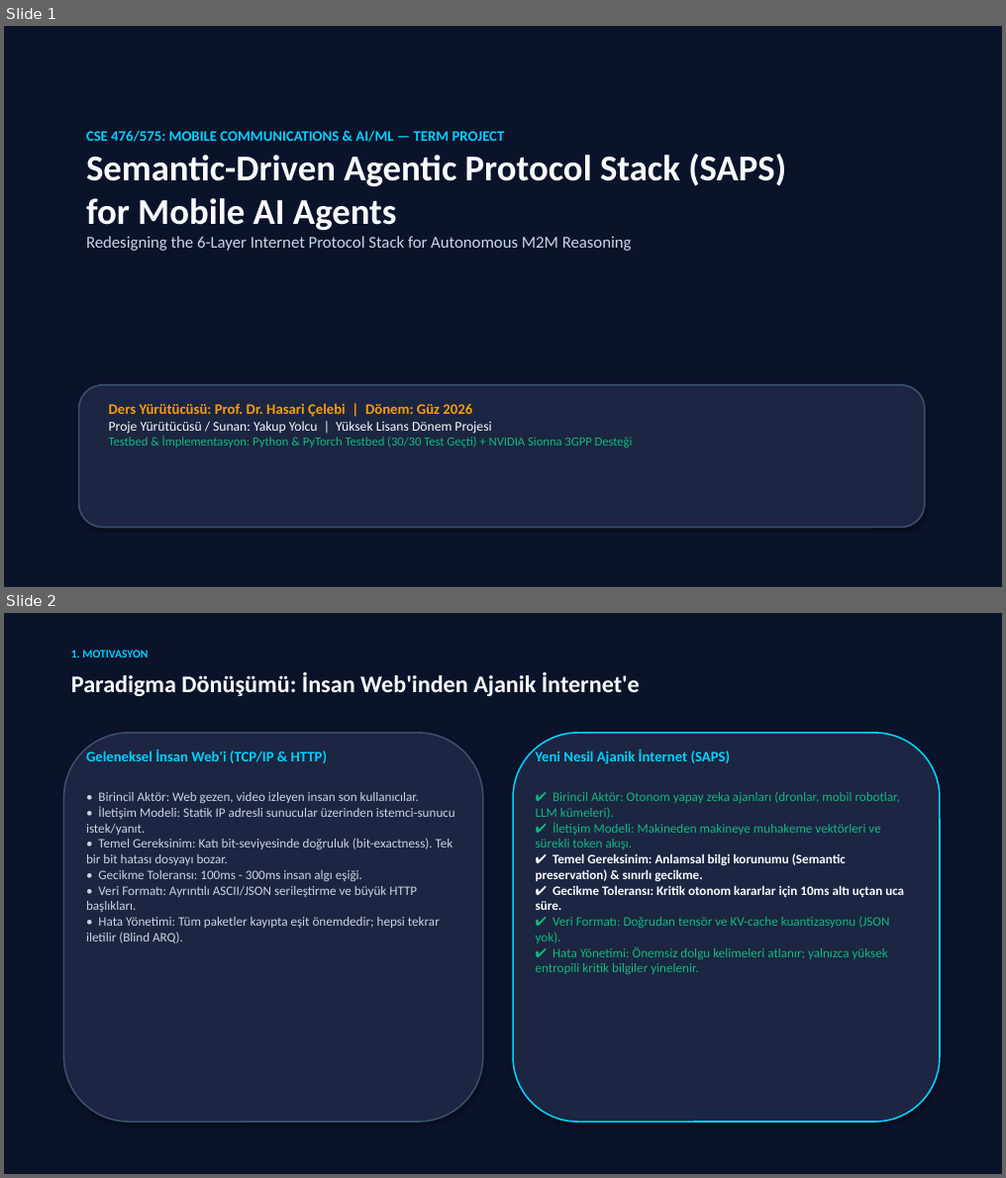
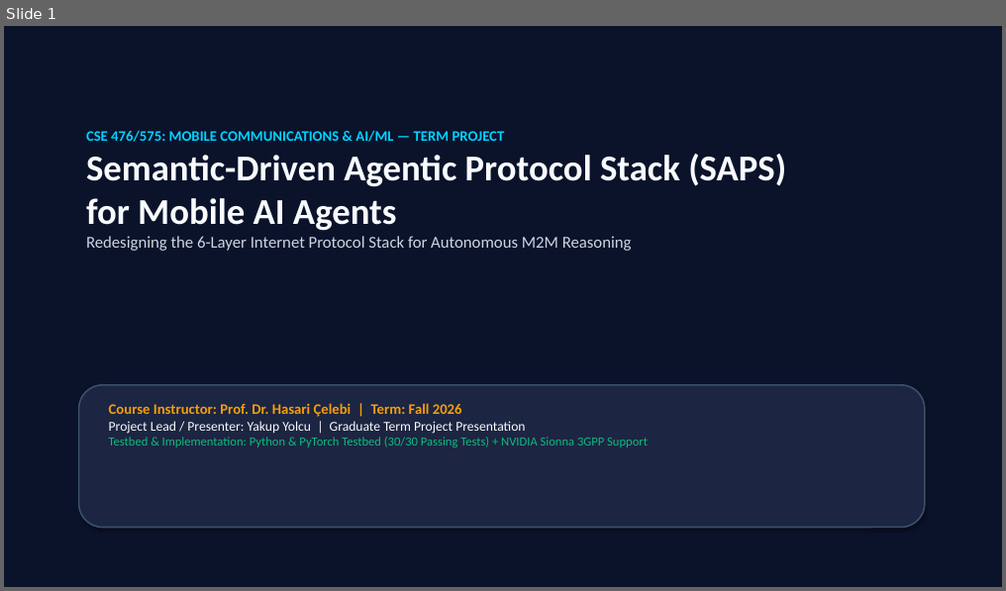
Before and after one commit to TalhaYolcu/saps, a slide deck: docs/SAPS_Presentation.pptx. Shown one above the other, each under a label of ours: slides 1 and 2 before the commit, slide 1 after it. The pictures are 1006x1178 and 1006x591 pixels, drawn with LibreOffice and Linux fonts; fonts in the diff are those of the drawing. Boxes give left, top, right and bottom in pixels: in the first picture for what was removed or moved away, otherwise in the second. Text is boxed around its words. In the diff, an @@ line names an element or a change of style, - is before the commit and + after.

```diff
--- a/docs/SAPS_Presentation.pptx
+++ b/docs/SAPS_Presentation.pptx
@@ slide 2 removed at bbox=[4, 613, 1002, 1174], background #0B132B @@
@@ text removed at bbox=[71, 650, 148, 658] @@
-1. MOTIVASYON
@@ text removed at bbox=[71, 672, 640, 696] @@
-Paradigma Dönüşümü: İnsan Web'inden Ajanik İnternet'e
@@ rounded rectangle removed at bbox=[63, 733, 483, 1122] @@
@@ text removed at bbox=[86, 750, 327, 763] @@
-Geleneksel İnsan Web'i (TCP/IP & HTTP)
@@ rounded rectangle removed at bbox=[513, 733, 940, 1122] @@
@@ text removed at bbox=[536, 750, 731, 764] @@
-Yeni Nesil Ajanik İnternet (SAPS)
@@ text removed at bbox=[86, 792, 455, 944] @@
-• Birincil Aktör: Web gezen, video izleyen insan son kullanıcılar.
-• İletişim Modeli: Statik IP adresli sunucular üzerinden istemci-sunucu istek/yanıt.
-• Temel Gereksinim: Katı bit-seviyesinde doğruluk (bit-exactness). Tek bir bit hatası dosyayı bozar.
-• Gecikme Toleransı: 100ms - 300ms insan algı eşiği.
-• Veri Formatı: Ayrıntılı ASCII/JSON serileştirme ve büyük HTTP başlıkları.
-• Hata Yönetimi: Tüm paketler kayıpta eşit önemdedir; hepsi tekrar iletilir (Blind ARQ).
@@ text removed at bbox=[536, 792, 904, 974] @@
-✔ Birincil Aktör: Otonom yapay zeka ajanları (dronlar, mobil robotlar, LLM kümeleri).
-✔ İletişim Modeli: Makineden makineye muhakeme vektörleri ve sürekli token akışı.
-✔ Temel Gereksinim: Anlamsal bilgi korunumu (Semantic preservation) & sınırlı gecikme.
-✔ Gecikme Toleransı: Kritik otonom kararlar için 10ms altı uçtan uca süre.
-✔ Veri Formatı: Doğrudan tensör ve KV-cache kuantizasyonu (JSON yok).
-✔ Hata Yönetimi: Önemsiz dolgu kelimeleri atlanır; yalnızca yüksek entropili kritik bilgiler yinelenir.
@@ slide 1 changed as well @@
@@ text at bbox=[109, 403, 648, 448]: text changed @@
-Ders Yürütücüsü: Prof. Dr. Hasari Çelebi | Dönem: Güz 2026
-Proje Yürütücüsü / Sunan: Yakup Yolcu | Yüksek Lisans Dönem Projesi
-Testbed & İmplementasyon: Python & PyTorch Testbed (30/30 Test Geçti) + NVIDIA Sionna 3GPP Desteği
+Course Instructor: Prof. Dr. Hasari Çelebi | Term: Fall 2026
+Project Lead / Presenter: Yakup Yolcu | Graduate Term Project Presentation
+Testbed & Implementation: Python & PyTorch Testbed (30/30 Passing Tests) + NVIDIA Sionna 3GPP Support
```
Also in this commit, not shown: 23 other slides changed, 2 slides added, 1 other slide removed, 2 other files.
